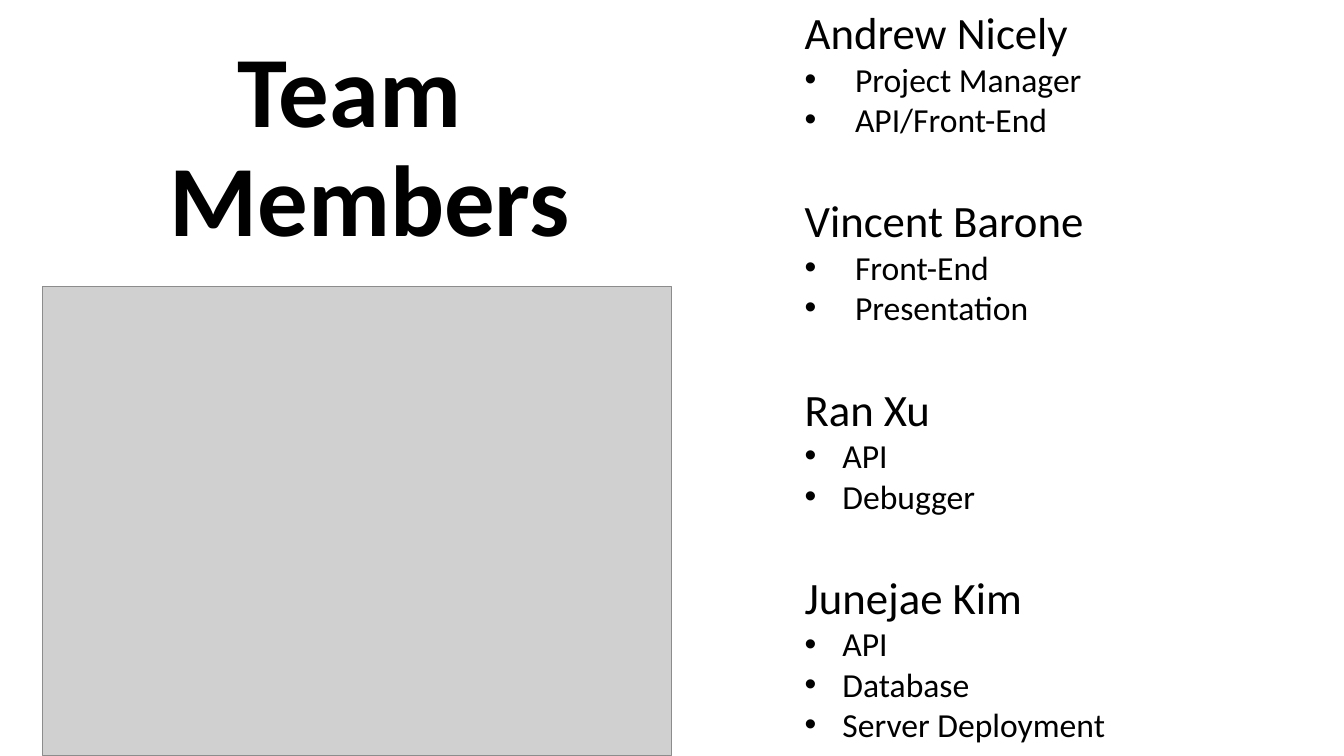
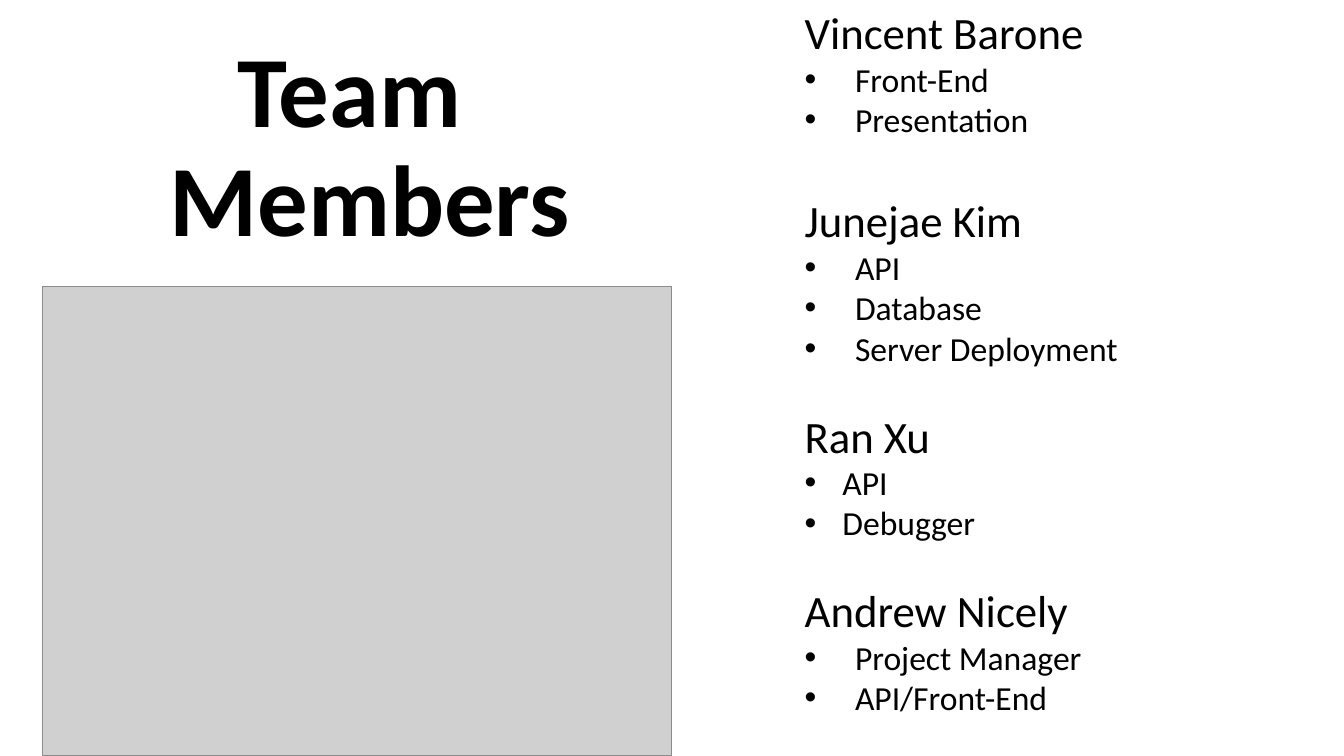
Before and after one commit to andrew-nicely/COP4331-Contact-Manager, a slide deck: slide 4 of VincentFiles/Contact Manager.pptx (slide 3 before the commit). Drawn at 1344x756 pixels with LibreOffice and Linux fonts; fonts in the diff are those of the drawing; grey boxes stand for pictures. Boxes give left, top, right and bottom in pixels: in the first picture for what was removed or moved away, otherwise in the second. Text is boxed around its words. In the diff, an @@ line names an element or a change of style, - is before the commit and + after.

Commit message:
Final Powerpoint Update - 10/7/2019

```diff
--- a/VincentFiles/Contact Manager.pptx
+++ b/VincentFiles/Contact Manager.pptx
@@ text at <box>805,18,1081,134</box>: paragraphs removed @@
-Andrew Nicely
-• Project Manager
-• API/Front-End
@@ text at <box>855,258,1118,367</box>: indent changed @@
@@ text at <box>805,397,975,515</box>: paragraphs removed @@
-Ran Xu
-• API
-• Debugger
@@ text at <box>805,424,1081,712</box>: paragraphs added @@
+Ran Xu
+• API
+• Debugger
+Andrew Nicely
+• Project Manager
+• API/Front-End
```
Also in this commit, not shown: 3 other slides changed, 4 slides added.
